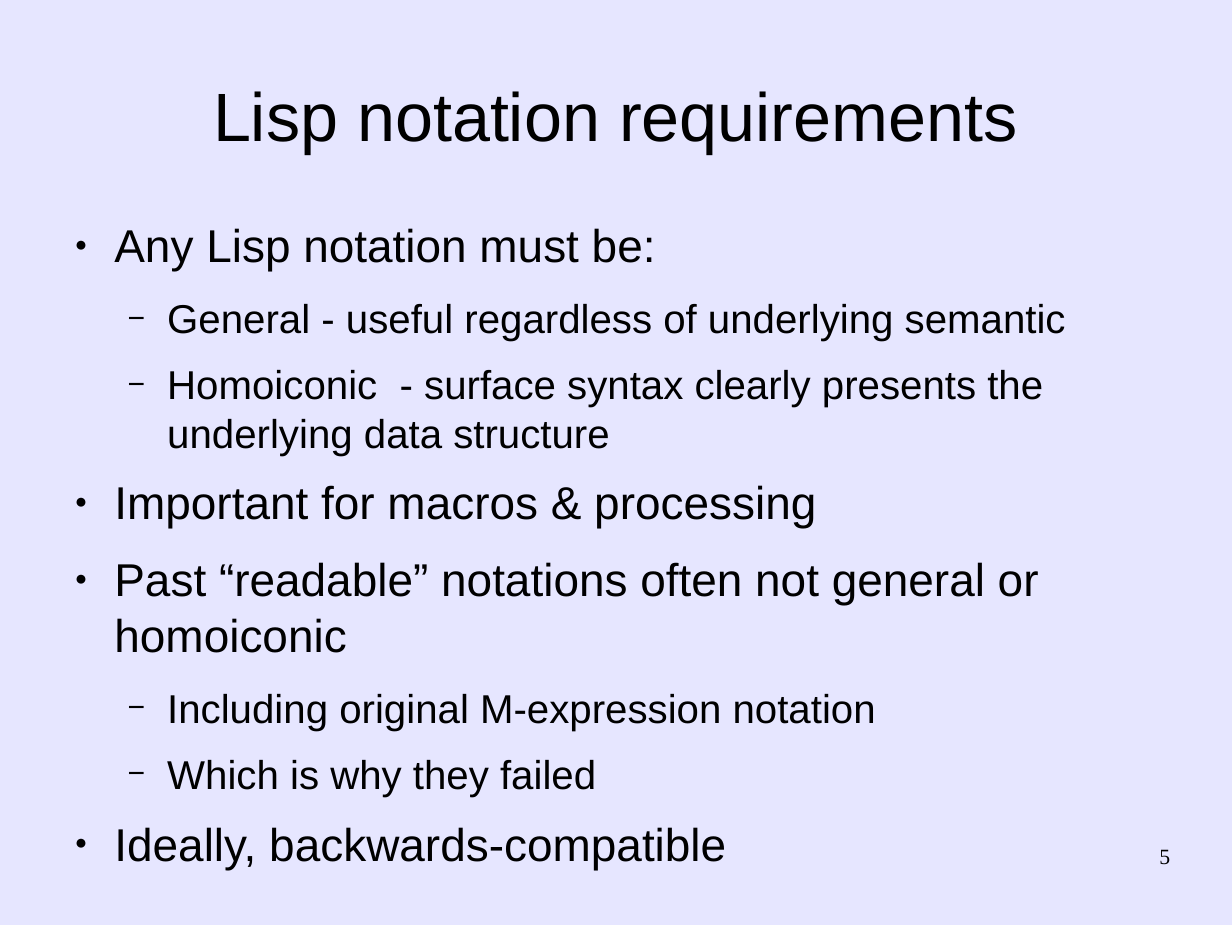
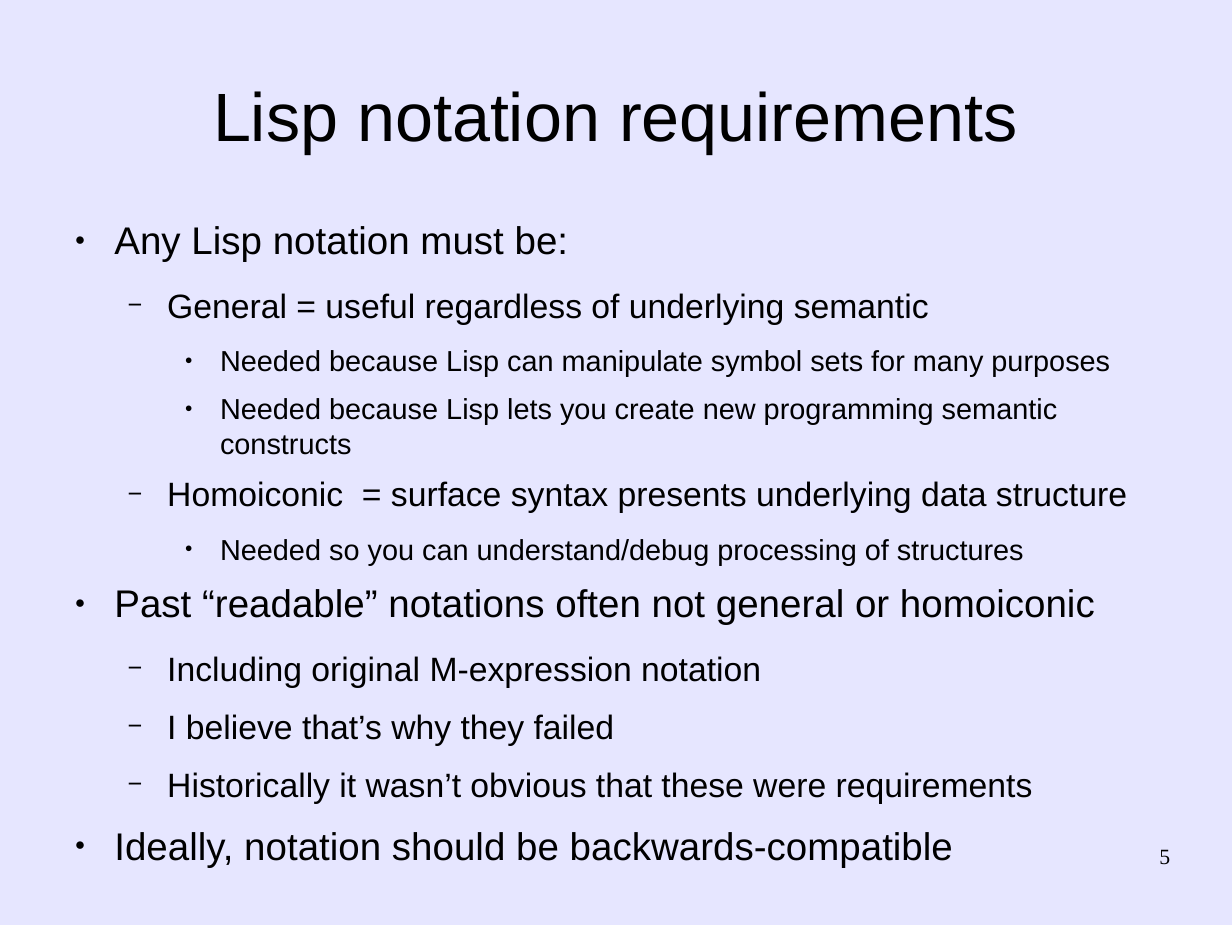
Before and after one commit to martin12333/Readable-Lisp-S-expressions, a slide deck: slide 5 of readable-s-expressions.odp. Drawn at 1232x925 pixels with LibreOffice and Linux fonts; fonts in the diff are those of the drawing. Boxes give left, top, right and bottom in pixels: in the first picture for what was removed or moved away, otherwise in the second. Text is boxed around its words. In the diff, an @@ line names an element or a change of style, - is before the commit and + after.

Commit message:
readable-s-expressions.odp: Update presentation with small tweaks

```diff
--- a/readable-s-expressions.odp
+++ b/readable-s-expressions.odp
@@ text at box(114, 226, 1095, 688): size 29.6 to 24.8 pt in "Any Lisp notation must be:", "Past “readable” notations often not general or ..."; size 25.9 to 21.7 pt in "Including original M-expression notation" @@
@@ text at box(167, 293, 1127, 565): text changed; size 25.9 to 18.6 pt @@
-  − General - useful regardless of underlying semantic
-  − Homoiconic - surface syntax clearly presents the underlying data structure
-● Important for macros & processing
+  − General = useful regardless of underlying semantic
+    ● Needed because Lisp can manipulate symbol sets for many purposes
+    ● Needed because Lisp lets you create new programming semantic constructs
+  − Homoiconic = surface syntax presents underlying data structure
+    ● Needed so you can understand/debug processing of structures
@@ text at box(114, 714, 1033, 867): text changed; size 29.6 to 21.7 pt @@
-  − Which is why they failed
-● Ideally, backwards-compatible
+  − I believe that’s why they failed
+  − Historically it wasn’t obvious that these were requirements
+● Ideally, notation should be backwards-compatible
```
Also in this commit, not shown: 8 other slides changed.
